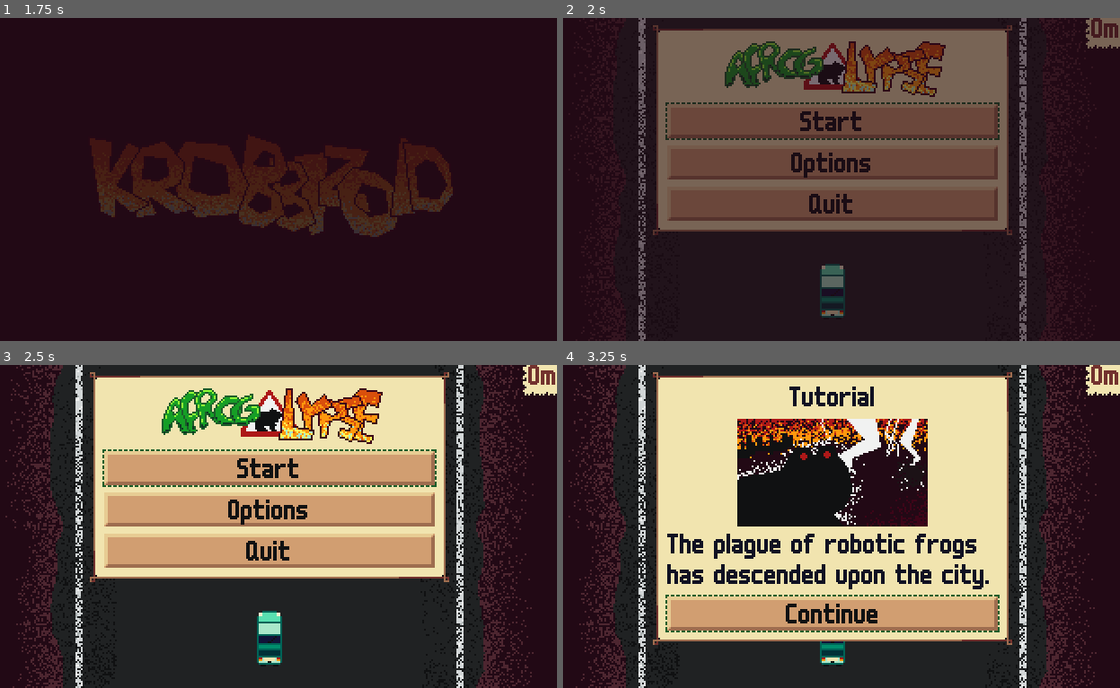
Above: before the commit, frames 1-4 (two rows, left to right).
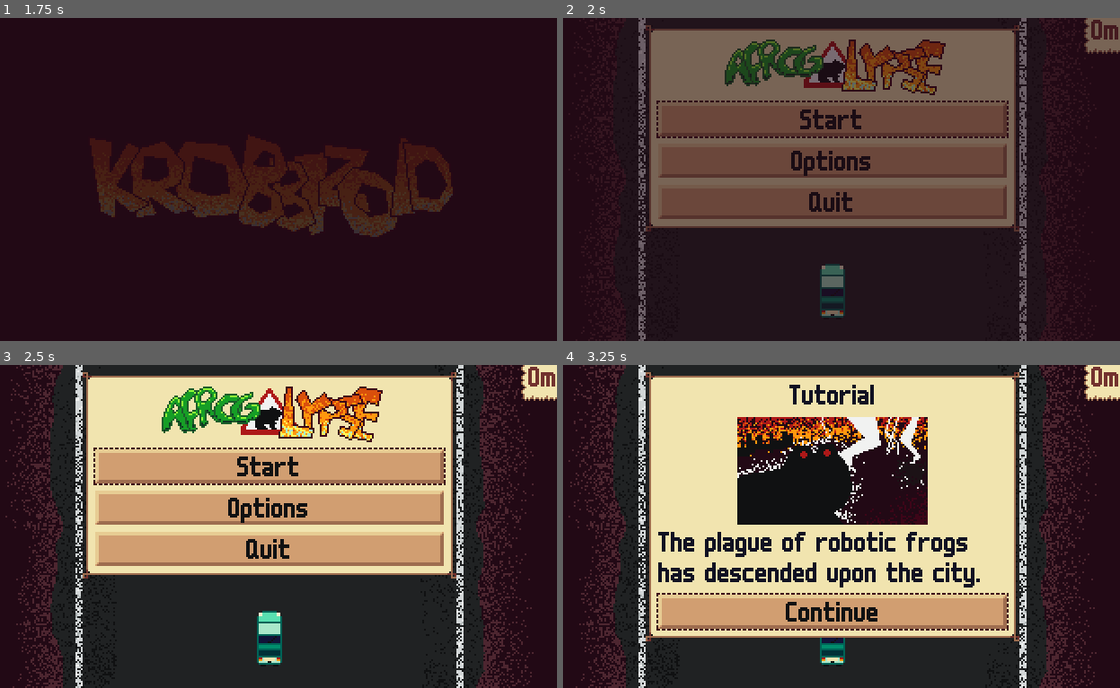
Above: after the commit, the same moments.

Repository: krobbi/afrogalypse
Game: Godot game, scene res://scenes/main/main.tscn
The game is run twice, just before and just after one commit, with the same random seed, the same clock (stepped at 60 frames per second) and the same inputs.
Inputs:
- Up to frame 1 (1.75 s): hold D (steer_right) 0.53-1.28 s; tap Space (boost) at 0.6, 1.35 s; tap Enter at 1.25 s; hold Shift (brake) from 1.28 s (still down)
- Up to frame 2 (2 s): keep holding Shift (brake)
- Up to frame 3 (2.5 s): release Shift (brake) at 2 s; click "Start" at 2 s
- Up to frame 4 (3.25 s): click "Start" at 2.75 s

Frame 1 is identical in both runs. In frame 2, 8.5% of the frame differs, in the area x 14-100%, y 0-68%; in frame 3, 12%; in frame 4, 13%, in the area x 14-100%, y 0-87%.

Commit message:
Update GUI style

Diff:
--- a/entities/road_section/road_section.tscn
+++ b/entities/road_section/road_section.tscn
@@ -5,7 +5,6 @@
 
 [node name="RoadSection" type="Sprite2D"]
 texture = ExtResource("1_ldylj")
-metadata/_edit_group_ = true
 
 [node name="Mover" parent="." node_paths=PackedStringArray("node") instance=ExtResource("2_egimy")]
 node = NodePath("..")
--- a/entities/road_section_spawner/road_section_spawner.tscn
+++ b/entities/road_section_spawner/road_section_spawner.tscn
@@ -7,7 +7,6 @@
 [node name="RoadSectionSpawner" type="Marker2D"]
 script = ExtResource("1_1nfcr")
 road_section_scene = ExtResource("2_iixqk")
-metadata/_edit_group_ = true
 
 [node name="DistanceClock" parent="." instance=ExtResource("2_8l37g")]
 distance = 270.0
--- a/gui/gui_card.tscn
+++ b/gui/gui_card.tscn
@@ -4,13 +4,14 @@
 [ext_resource type="Script" path="res://gui/gui_card.gd" id="2_1qjjs"]
 
 [node name="GUICard" type="PanelContainer"]
+custom_minimum_size = Vector2(204, 48)
 anchors_preset = 5
 anchor_left = 0.5
 anchor_right = 0.5
 offset_left = -96.0
-offset_top = 8.0
+offset_top = 6.0
 offset_right = 96.0
-offset_bottom = 48.0
+offset_bottom = 46.0
 grow_horizontal = 2
 size_flags_horizontal = 4
 size_flags_vertical = 0
--- a/gui/score_counter/score_counter.tscn
+++ b/gui/score_counter/score_counter.tscn
@@ -15,7 +15,7 @@
 size_flags_vertical = 8
 theme = ExtResource("1_d6grb")
 script = ExtResource("2_oxw0d")
-metadata/_edit_group_ = true
+metadata/_edit_lock_ = true
 
 [node name="Label" type="Label" parent="."]
 layout_direction = 3
--- a/resources/style_boxes/frame.tres
+++ b/resources/style_boxes/frame.tres
@@ -4,11 +4,11 @@
 
 [resource]
 texture = ExtResource("1_3iygu")
-texture_margin_left = 4.0
-texture_margin_top = 4.0
-texture_margin_right = 4.0
-texture_margin_bottom = 4.0
-expand_margin_left = 4.0
-expand_margin_top = 4.0
-expand_margin_right = 4.0
-expand_margin_bottom = 4.0
+texture_margin_left = 5.0
+texture_margin_top = 5.0
+texture_margin_right = 5.0
+texture_margin_bottom = 5.0
+expand_margin_left = 2.0
+expand_margin_top = 2.0
+expand_margin_right = 2.0
+expand_margin_bottom = 2.0
--- a/resources/style_boxes/score_box.tres
+++ b/resources/style_boxes/score_box.tres
@@ -3,9 +3,9 @@
 [ext_resource type="Texture2D" uid="uid://bmmhomc25ditx" path="res://resources/textures/gui/score_box.png" id="1_or4yg"]
 
 [resource]
-content_margin_left = 3.0
+content_margin_left = 4.0
 texture = ExtResource("1_or4yg")
-texture_margin_left = 2.0
-texture_margin_bottom = 2.0
+texture_margin_left = 3.0
+texture_margin_bottom = 3.0
 axis_stretch_horizontal = 1
 axis_stretch_vertical = 1
--- a/scenes/road/road.tscn
+++ b/scenes/road/road.tscn
@@ -68,11 +68,14 @@
 [node name="SignSpawner" parent="Entities" instance=ExtResource("6_gsg2f")]
 position = Vector2(24, -16)
 
-[node name="EnergyCounter" parent="." instance=ExtResource("7_doxxe")]
+[node name="GUILayer" type="CanvasLayer" parent="."]
+
+[node name="EnergyCounter" parent="GUILayer" instance=ExtResource("7_doxxe")]
 position = Vector2(296, 164)
 point_scene = ExtResource("8_8dbo2")
 
-[node name="GUICardManager" parent="." instance=ExtResource("9_binb4")]
+[node name="GUICardManager" parent="GUILayer" instance=ExtResource("9_binb4")]
 
-[node name="ScoreCounter" parent="GUICardManager" instance=ExtResource("10_2b1tk")]
-layout_mode = 1
+[node name="ScoreCounter" parent="GUILayer" instance=ExtResource("10_2b1tk")]
+offset_left = -20.0
+offset_bottom = 20.0
Binary file changed: resources/textures/gui/buttons.png
Binary file changed: resources/textures/gui/score_box.png
